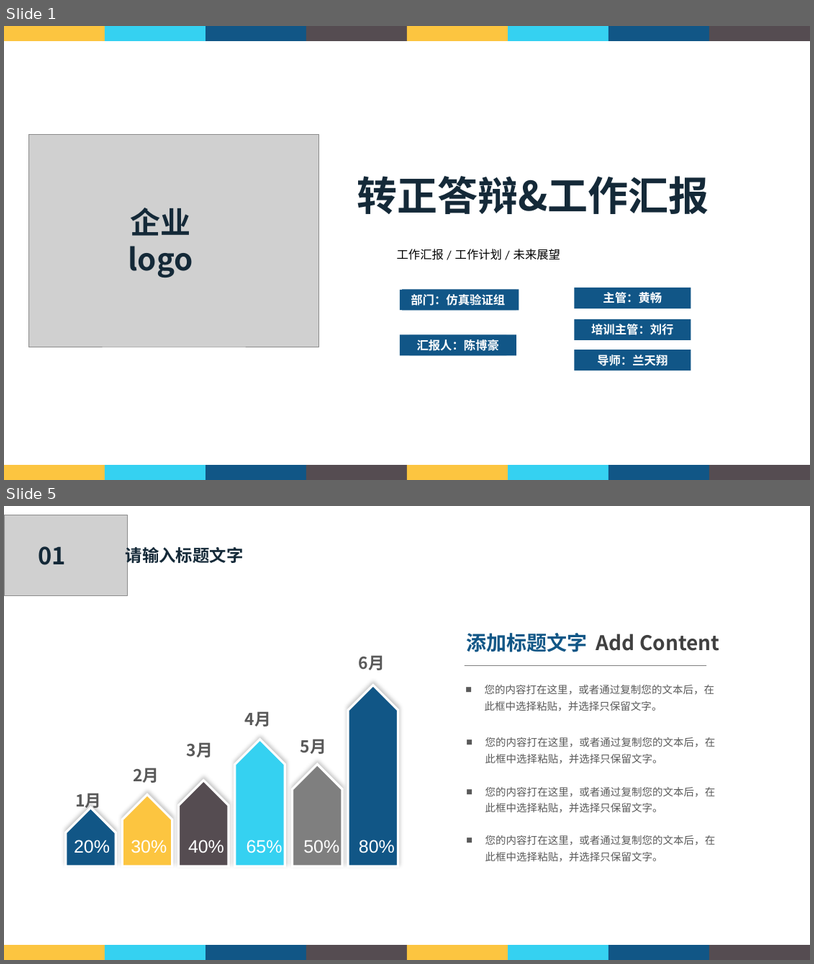
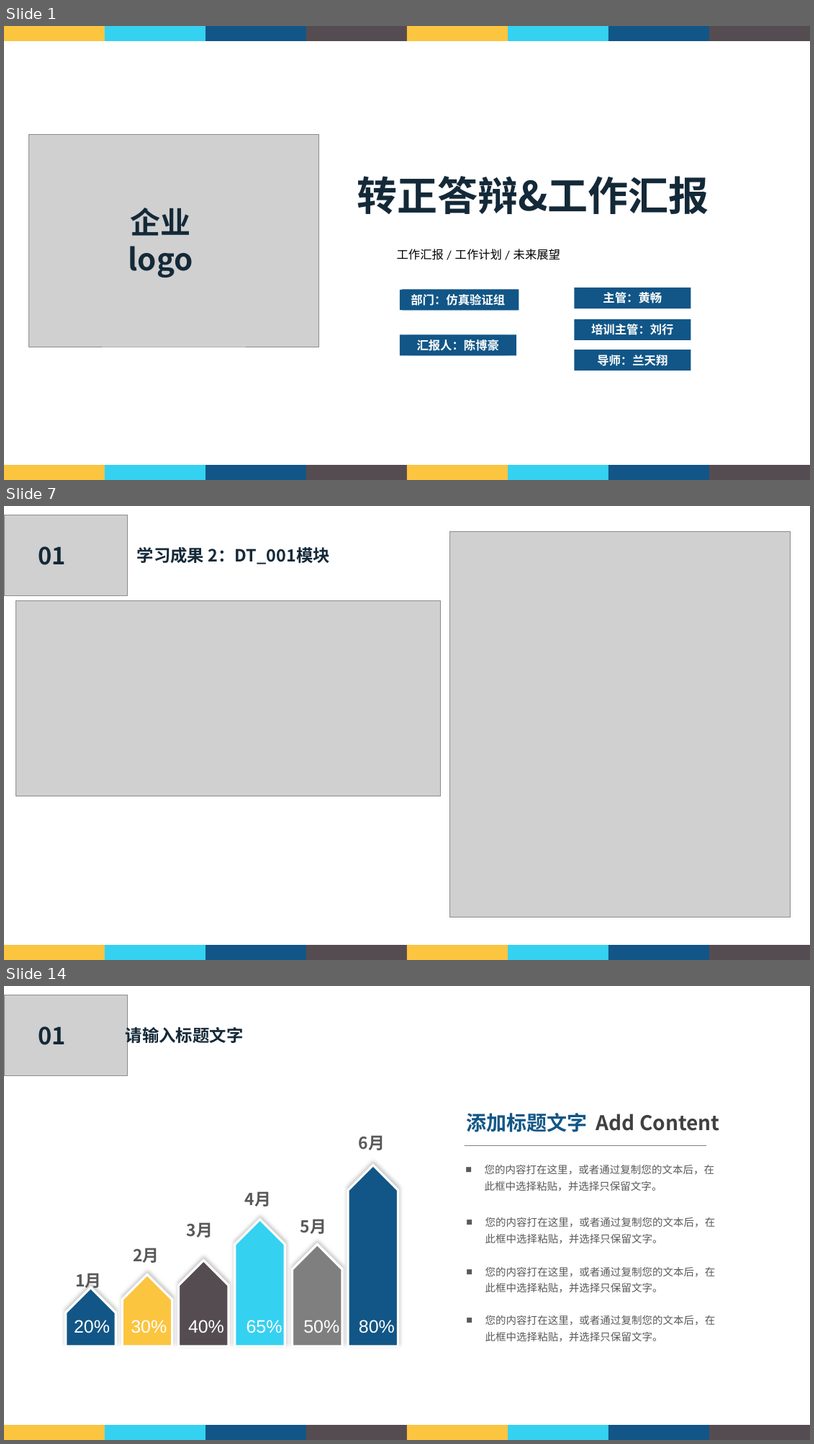
Before and after one commit to Cbh777/win_prj, a slide deck: FullhanWorkFile/转正答辩.pptx. Shown one above the other, each under a label of ours: slides 1 and 5 before the commit, slides 1, 7 and 14 after it; the slides between them are not shown. The pictures are 814x964 and 814x1444 pixels, drawn with LibreOffice and Linux fonts; fonts in the diff are those of the drawing; grey boxes stand for pictures; background and template pictures are left out. Boxes give left, top, right and bottom in pixels: in the first picture for what was removed or moved away, otherwise in the second. Text is boxed around its words. In the diff, an @@ line names an element or a change of style, - is before the commit and + after.

```diff
--- a/FullhanWorkFile/转正答辩.pptx
+++ b/FullhanWorkFile/转正答辩.pptx
@@ slide 7 added at box(4, 506, 810, 960), background picture (left out) @@
@@ picture added at box(4, 515, 127, 595) @@
@@ text added at box(38, 546, 65, 565), 28 pt, text #142938, bold @@
+01
@@ text added at box(137, 547, 330, 564), 20 pt, text #142938, bold @@
+学习成果 2：DT_001模块
@@ picture added at box(450, 531, 791, 917) @@
@@ picture added at box(16, 600, 441, 796) @@
@@ group added at box(4, 944, 810, 960): 8 rectangles @@
@@ what was slide 5 is now slide 14 @@
```
Also in this commit, not shown: 9 slides changed, 8 other slides added, 4 slides removed.
